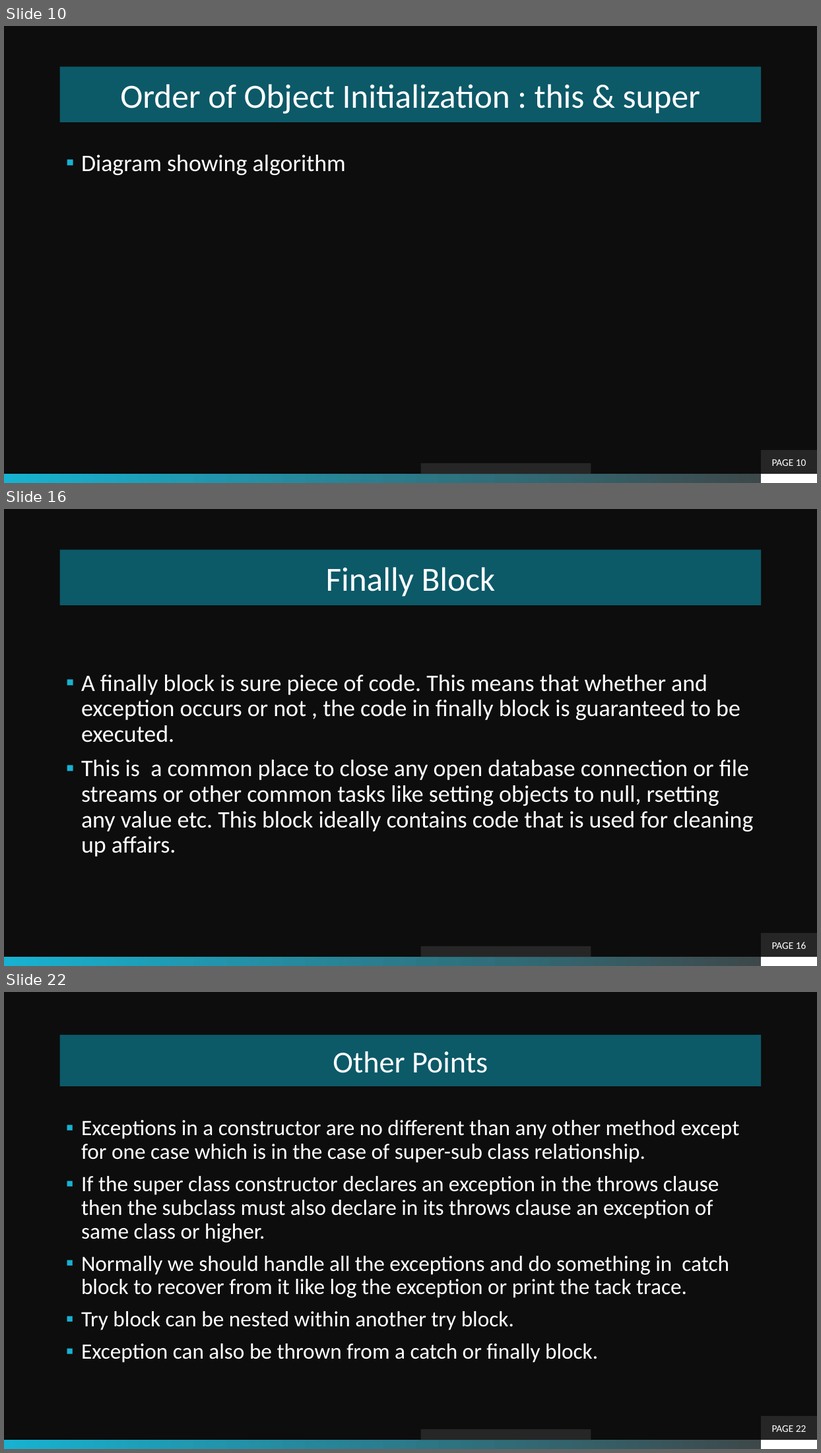
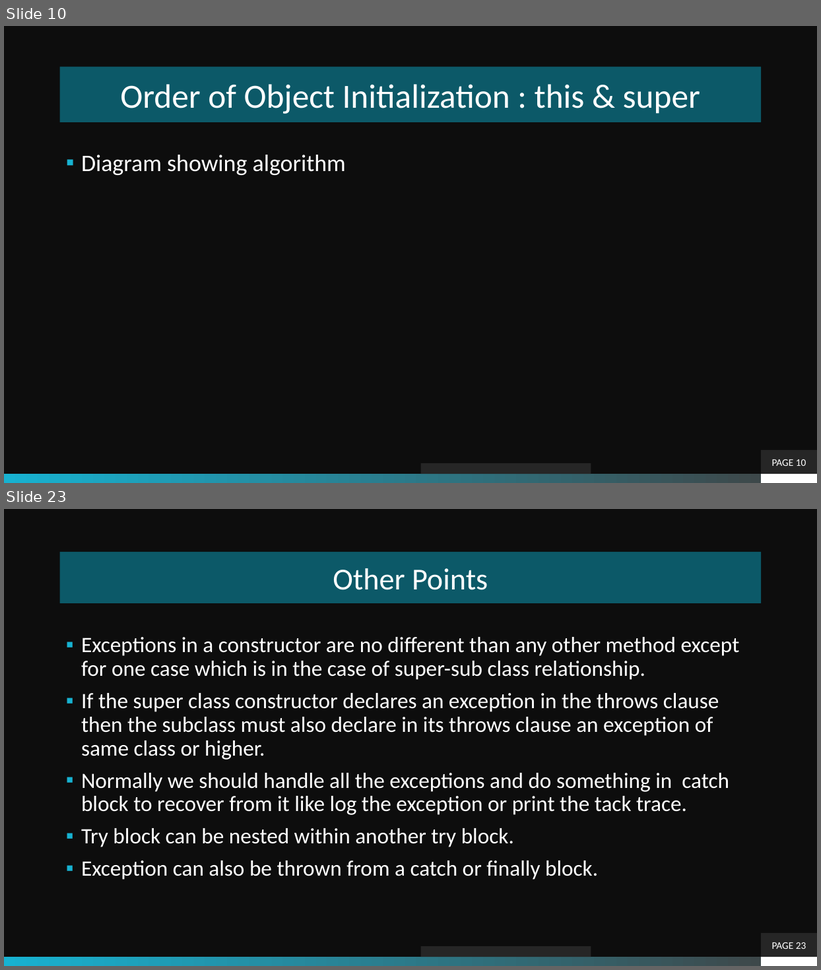
Before and after one commit to theLeonidas/Courses, a slide deck: courseMaterial/Inheritance/Inheritance.pptx. Shown one above the other, each under a label of ours: slides 10, 16 and 22 before the commit, slides 10 and 23 after it; the slides between them are not shown. The pictures are 821x1453 and 821x970 pixels, drawn with LibreOffice and Linux fonts; fonts in the diff are those of the drawing; background and template pictures are left out. Boxes give left, top, right and bottom in pixels: in the first picture for what was removed or moved away, otherwise in the second. Text is boxed around its words. In the diff, an @@ line names an element or a change of style, - is before the commit and + after.

```diff
--- a/courseMaterial/Inheritance/Inheritance.pptx
+++ b/courseMaterial/Inheritance/Inheritance.pptx
@@ slide 16 removed at (4, 509, 817, 966), background picture (left out); not listed: 2 template elements that a slide beside it also shows @@
@@ title removed at (60, 550, 762, 605) @@
-Finally Block
@@ text removed at (81, 675, 753, 857) @@
-▪ A finally block is sure piece of code. This means that whether and exception occurs or not , the code in finally block is guaranteed to be executed.
-▪ This is a common place to close any open database connection or file streams or other common tasks like setting objects to null, rsetting any value etc. This block ideally contains code that is used for cleaning up affairs.
@@ page number removed at (762, 933, 817, 957) @@
-PAGE 16
@@ rectangle removed at (420, 947, 591, 957) @@
@@ what was slide 22 is now slide 23 @@
@@ page number at (772, 943, 807, 949): text changed @@
-PAGE 22
+PAGE 23
```
Also in this commit, not shown: 6 slides changed, 6 slides added, 5 other slides removed, 19 other files.
